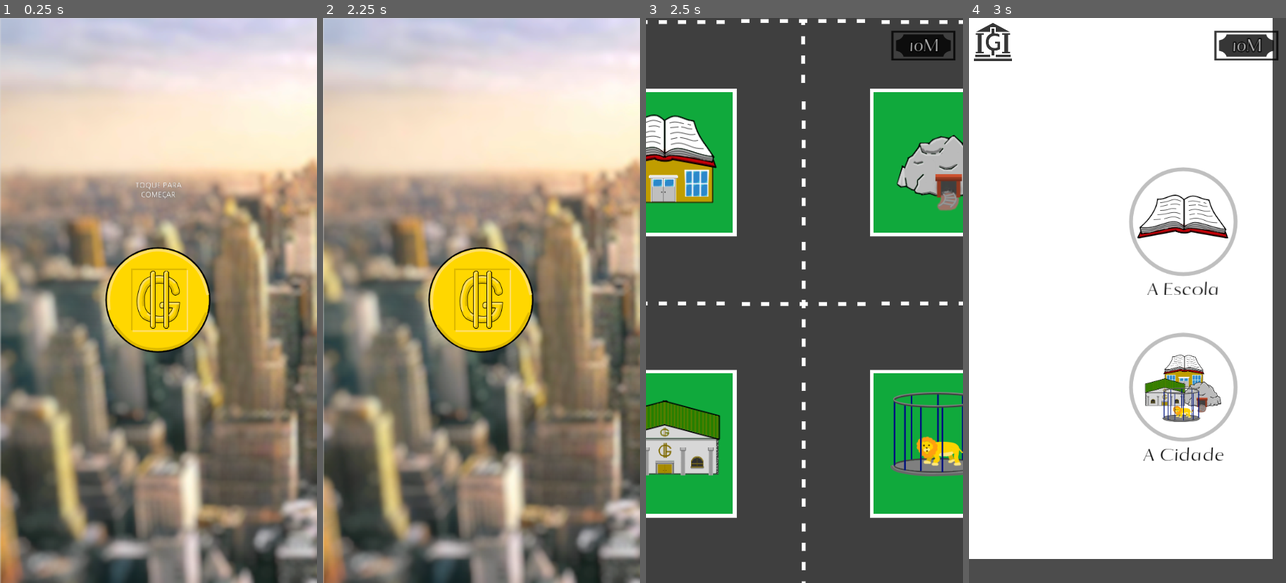
Above: before the commit, frames 1-4 (left to right).
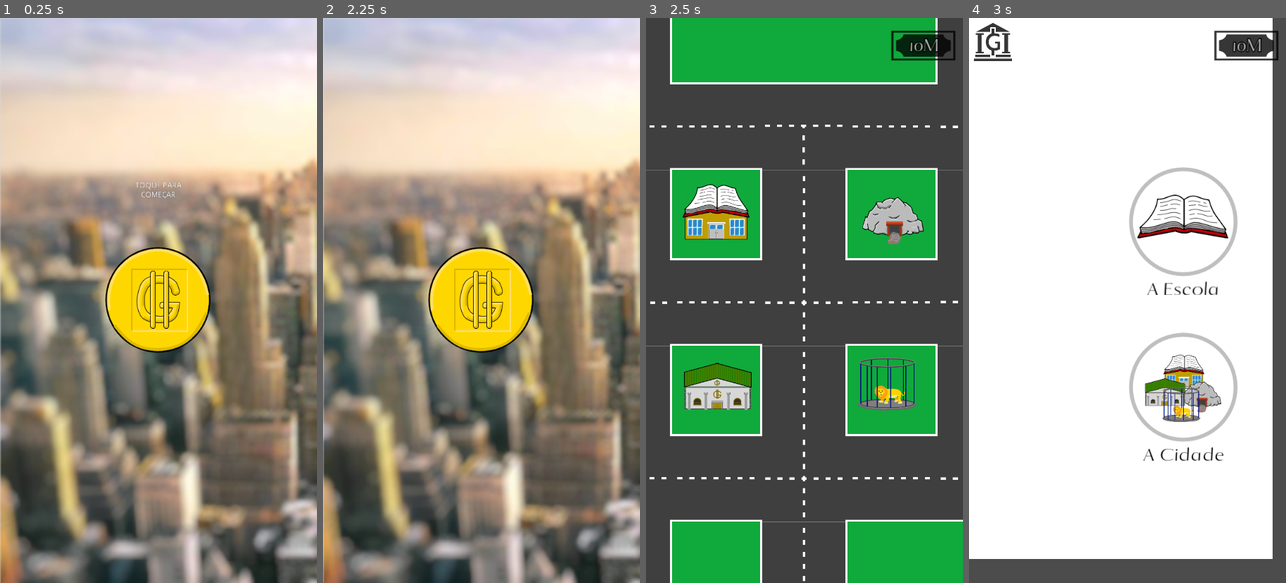
Above: after the commit, the same moments.

Repository: AndreMoukarzel/Grana-Preta
Game: Godot game, scene res://OpeningMenu.tscn
Two runs of this game, one before a commit and one after it. Both use one fixed random seed, a clock stepped at 60 frames per second and the inputs below. The engine's default icon, where the game draws it, is replaced by a stand-in: a white triangle on a blue panel in a dark square.
Inputs (mouse positions are in pixels of both pictures, inside the frame that each line leads up to; where the layout moved, square brackets give the same spot in the first picture):
- Up to frame 1 (0.25 s): no input
- Up to frame 2 (2.25 s): tap Enter at 0.5 s; move the mouse to (551, 272) at 0.52 s; click (551, 272) at 0.67 s; drag from (418, 328) to (465, 413) at 1.27 s; tap Space at 2 s; move the mouse to (513, 176) at 2.02 s; click (513, 176) at 2.17 s
- Up to frame 3 (2.5 s): no input
- Up to frame 4 (3 s): click (1038, 215) [984, 164] at 2.75 s

Frames 1-2 are identical in both runs. In frame 3, 54% of the frame differs, in the area x 0-100%, y 0-100%; in frame 4, nothing differs.

Commit message:
Expand initial field of view in City

Diff:
--- a/City.tscn
+++ b/City.tscn
@@ -75,6 +75,7 @@
 
 [node name="SwipingCamera" parent="SwipeHandler" index="0"]
 position = Vector2( 1194.97, 1033.11 )
+zoom = Vector2( 1.6, 1.6 )
 limit_left = 300
 limit_right = 2060
 limit_bottom = 1920
